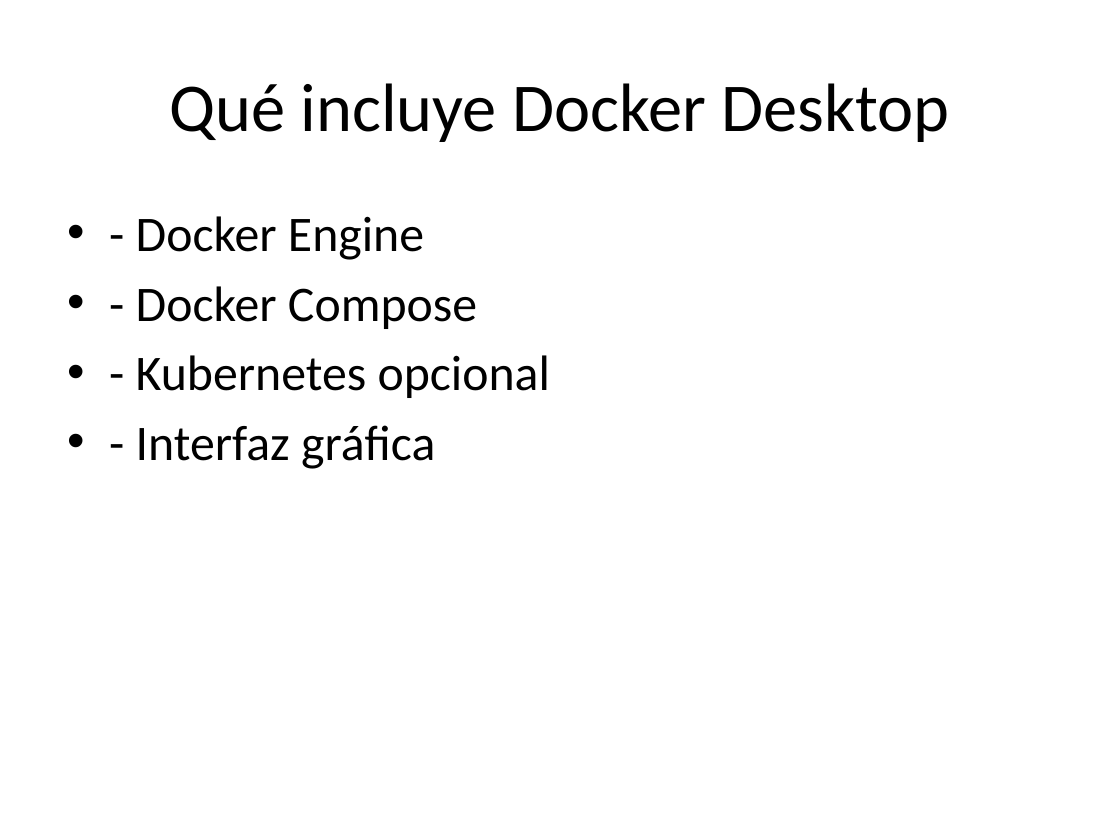
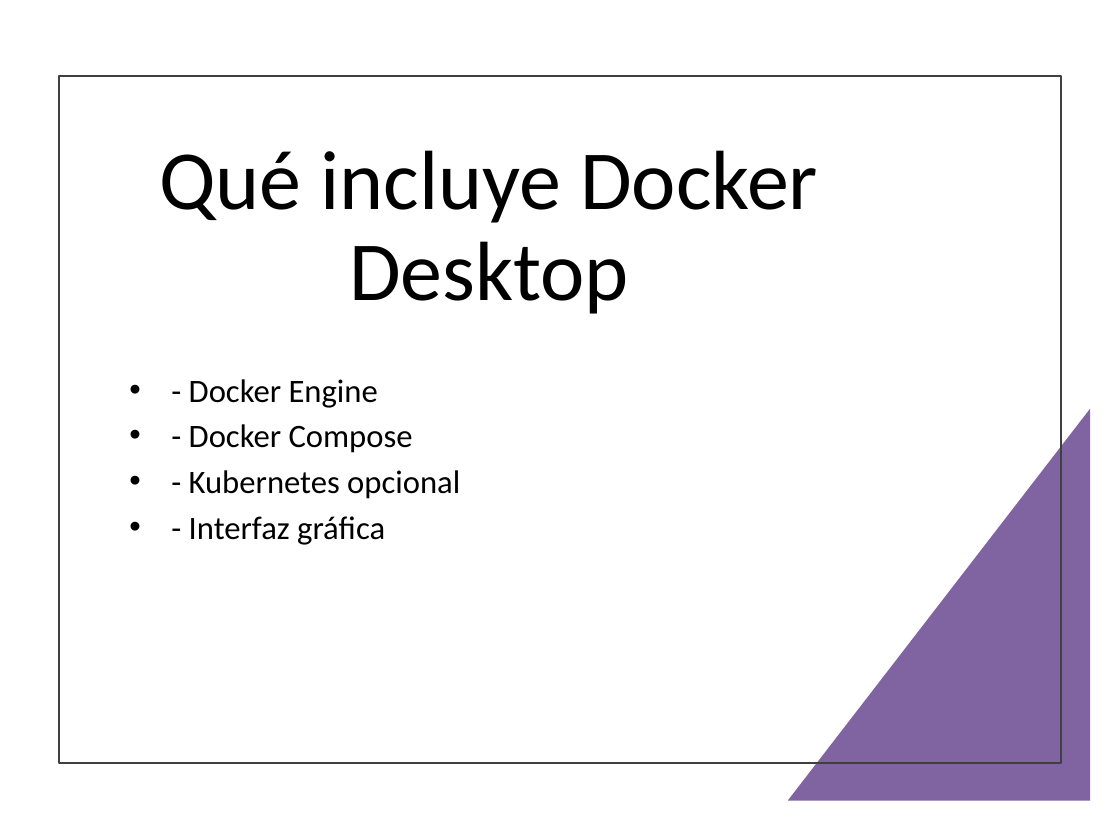
Before and after one commit to AlbertoRuizprofesor/programacion_sistemas_informaticos, a slide deck: slide 16 of MF0964_3 Desarrollo de elementos software para gestión de/SISTEMAS INFORMATICOS/DOCKER/docker_docker_desktop_presentacion_detallada.pptx. Drawn at 1120x840 pixels with LibreOffice and Linux fonts; fonts in the diff are those of the drawing. Boxes give left, top, right and bottom in pixels: in the first picture for what was removed or moved away, otherwise in the second. Text is boxed around its words. In the diff, an @@ line names an element or a change of style, - is before the commit and + after.

```diff
--- a/MF0964_3 Desarrollo de elementos software para gestión de/SISTEMAS INFORMATICOS/DOCKER/docker_docker_desktop_presentacion_detallada.pptx
+++ b/MF0964_3 Desarrollo de elementos software para gestión de/SISTEMAS INFORMATICOS/DOCKER/docker_docker_desktop_presentacion_detallada.pptx
@@ rectangle added at box(59, 76, 1061, 763), outline #404040 1.5 pt @@
@@ title "Qué incluye Docker Desktop": place and size @@
-title "Qué incluye Docker Desktop" at box(169, 83, 950, 142)
+title "Qué incluye Docker Desktop" at box(159, 150, 818, 314)
@@ title "Qué incluye Docker Desktop" at box(159, 150, 818, 314): size 44 to 54 pt; line spacing 1 to 0.9 @@
@@ text "- Docker Engine": place and size @@
-text "- Docker Engine" at box(136, 216, 550, 469)
+text "- Docker Engine" at box(189, 379, 460, 545)
@@ text "- Docker Engine" at box(189, 379, 460, 545): size 32 to 21 pt; less space between paragraphs @@
@@ right triangle added at box(787, 409, 1090, 801), fill #8064A2 @@
```
Also in this commit, not shown: 32 other slides changed, 1 other file.
